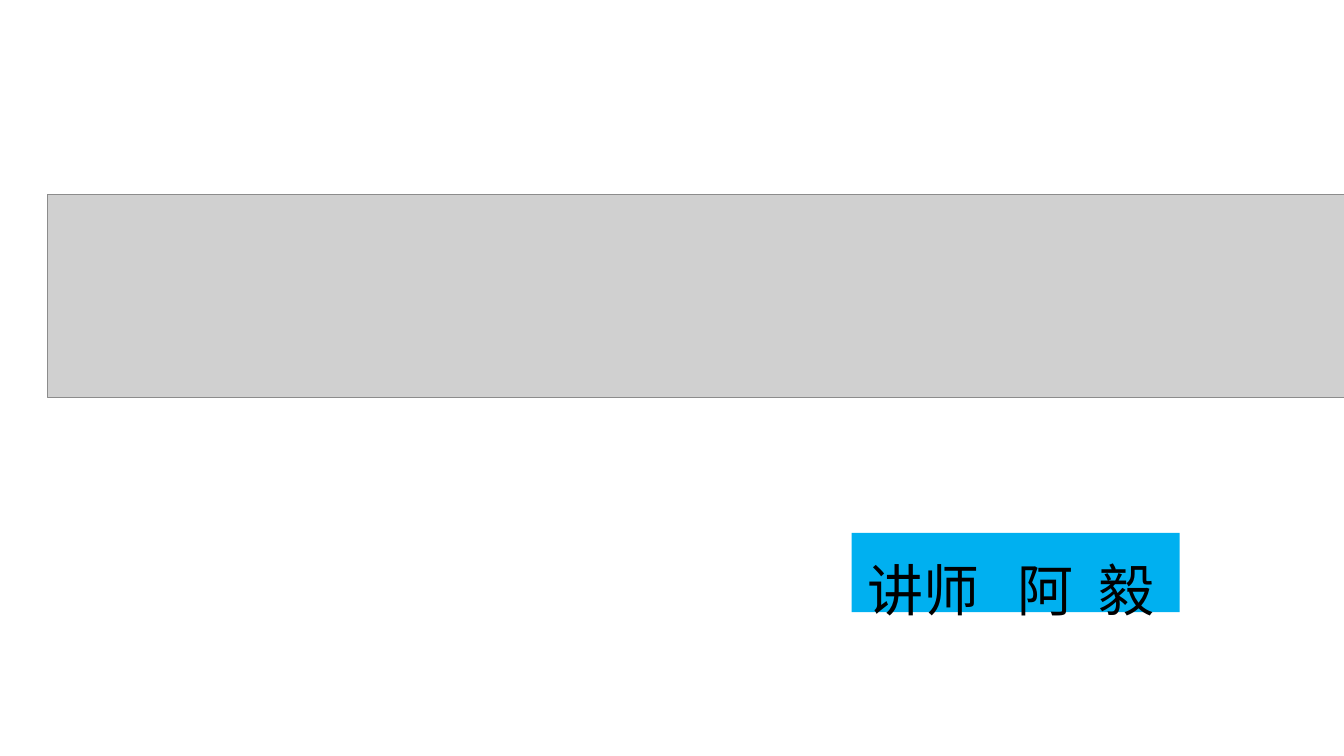
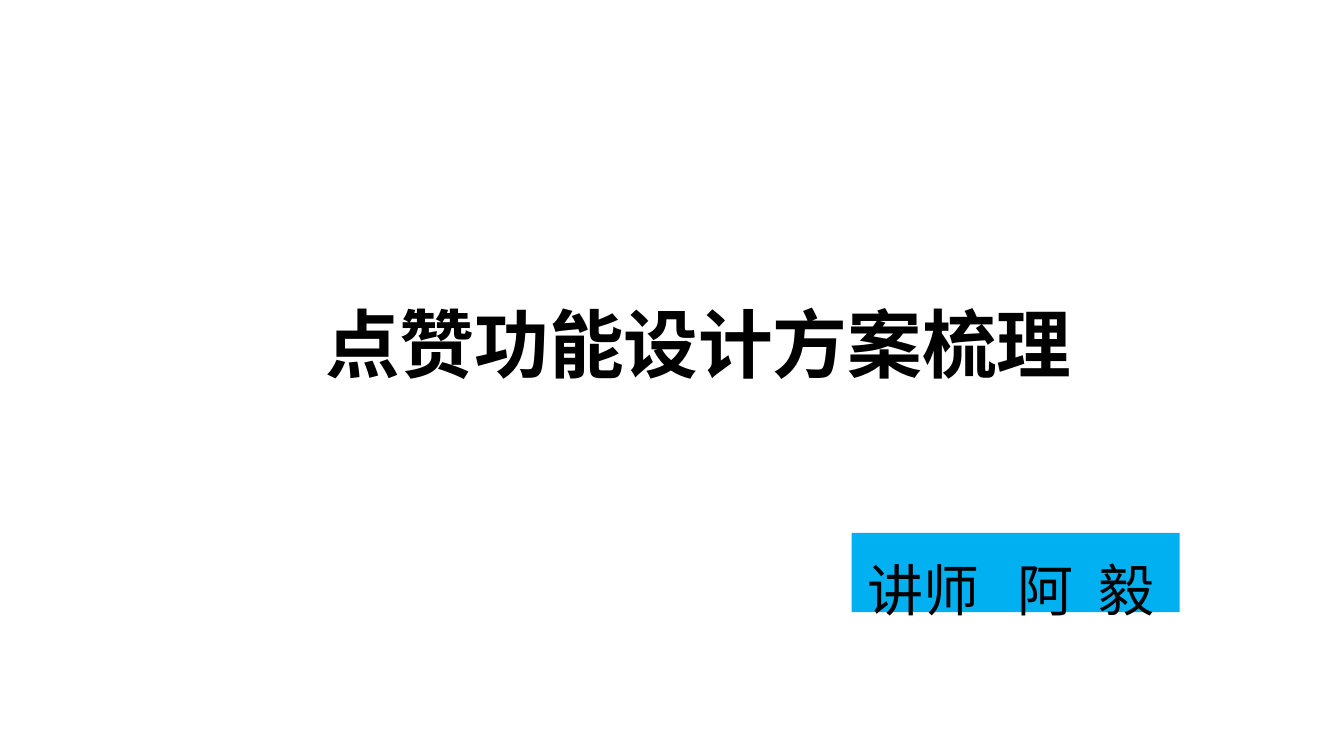
Before and after one commit to huangwenyi10/high-concurrency-praise, a slide deck: slide 22 of doc/SpringBoot+Redis+MQ实现高并发点赞功能.ppt (slide 1 before the commit). Drawn at 1344x756 pixels with LibreOffice and Linux fonts; fonts in the diff are those of the drawing; grey boxes stand for pictures; background and template pictures are left out. Boxes give left, top, right and bottom in pixels: in the first picture for what was removed or moved away, otherwise in the second. Text is boxed around its words. In the diff, an @@ line names an element or a change of style, - is before the commit and + after.

```diff
--- a/doc/SpringBoot+Redis+MQ实现高并发点赞功能.ppt
+++ b/doc/SpringBoot+Redis+MQ实现高并发点赞功能.ppt
@@ picture removed at box(47, 195, 1344, 398) @@
@@ text added at box(325, 307, 1071, 379), 40 pt, text #000000, bold @@
+点赞功能设计方案梳理
```
Also in this commit, not shown: 1 slide added, 2 other files.
